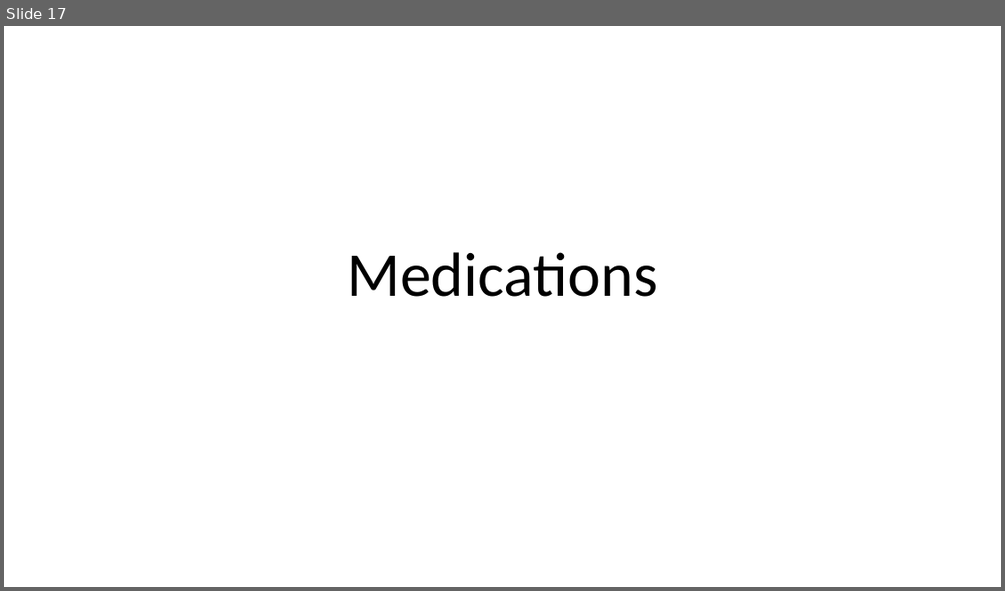
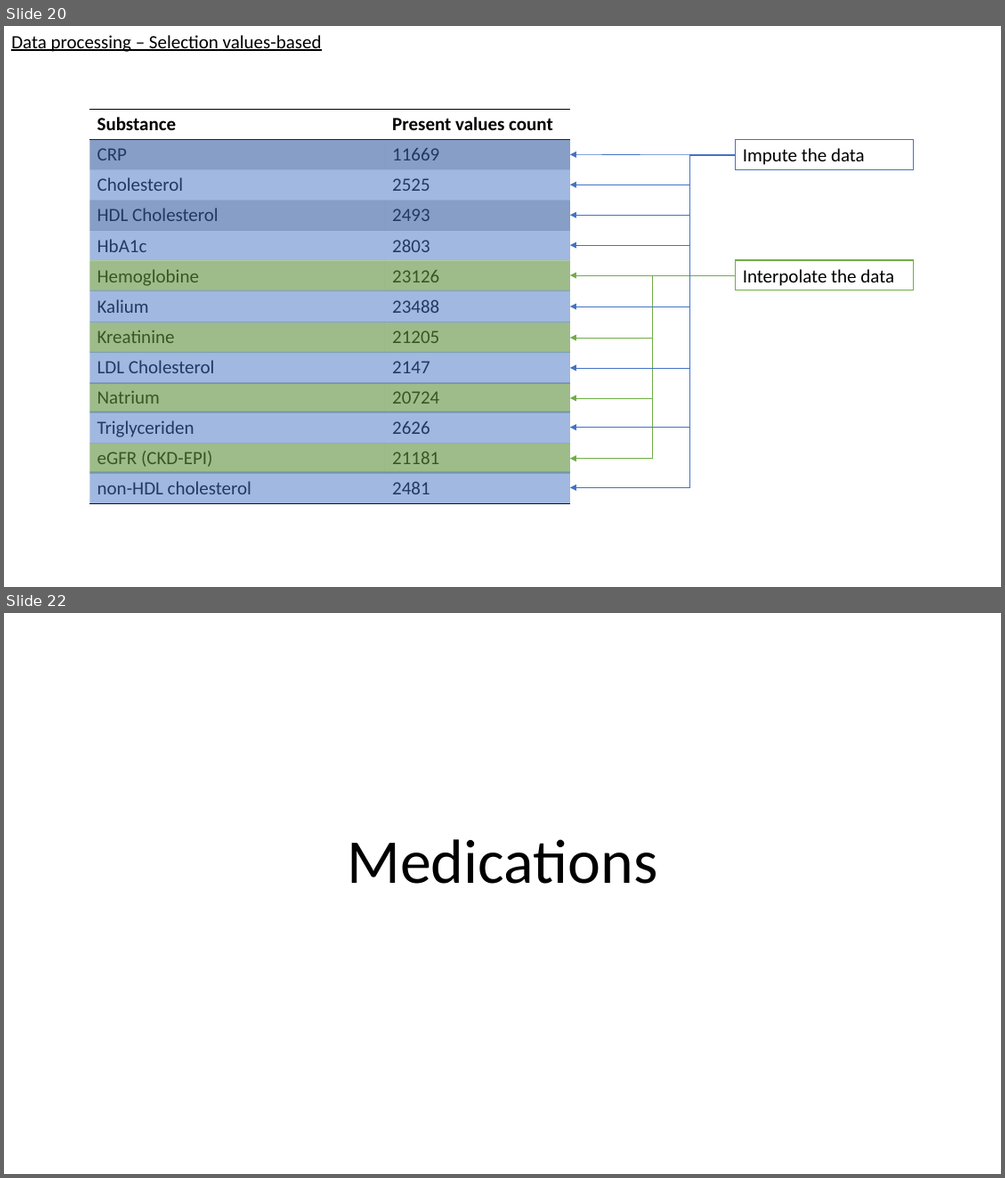
Before and after one commit to UPOD-datascience/ODIN, a slide deck: assets/ppt/data_exploration.pptx. Shown one above the other, each under a label of ours: slide 17 before the commit, slides 20 and 22 after it; the slides between them are not shown. The pictures are 1005x591 and 1005x1178 pixels, drawn with LibreOffice and Linux fonts; fonts in the diff are those of the drawing. Boxes give left, top, right and bottom in pixels: in the first picture for what was removed or moved away, otherwise in the second. Text is boxed around its words. In the diff, an @@ line names an element or a change of style, - is before the commit and + after.

```diff
--- a/assets/ppt/data_exploration.pptx
+++ b/assets/ppt/data_exploration.pptx
@@ slide 20 added at (x1=4, y1=26, x2=1001, y2=587), background #FFFFFF @@
@@ text added at (x1=11, y1=35, x2=322, y2=52), 18 pt, text #000000, underline @@
+Data processing – Selection values-based
@@ table added at (x1=90, y1=109, x2=571, y2=503), 13 rows, 2 columns @@
+Substance | Present values count
+CRP | 11669
+Cholesterol | 2525
+HDL Cholesterol | 2493
+HbA1c | 2803
+Hemoglobine | 23126
+Kalium | 23488
+Kreatinine | 21205
+LDL Cholesterol | 2147
+Natrium | 20724
+Triglyceriden | 2626
+eGFR (CKD-EPI) | 21181
+non-HDL cholesterol | 2481
@@ rectangle added at (x1=90, y1=140, x2=570, y2=169), fill #4472C4 at 50% opacity @@
@@ arrow added from (736, 155) to (570, 155), #4472C4 0.5 pt @@
@@ elbow arrow added from (736, 155) to (570, 184), #4472C4 0.5 pt @@
@@ elbow arrow added from (736, 155) to (570, 216), #4472C4 0.5 pt @@
@@ elbow arrow added from (736, 155) to (570, 245), #4472C4 0.5 pt @@
@@ elbow arrow added from (736, 155) to (570, 306), #4472C4 0.5 pt @@
@@ elbow arrow added from (736, 155) to (570, 368), #4472C4 0.5 pt @@
@@ elbow arrow added from (736, 155) to (570, 426), #4472C4 0.5 pt @@
@@ elbow arrow added from (736, 155) to (570, 487), #4472C4 0.5 pt @@
@@ rectangle added at (x1=736, y1=140, x2=914, y2=169), fill #FFFFFF, outline #4472C4 1 pt, 18 pt, text #000000 @@
+Impute the data
@@ rectangle added at (x1=90, y1=169, x2=570, y2=200), fill #4472C4 at 50% opacity @@
@@ rectangle added at (x1=90, y1=200, x2=570, y2=230), fill #4472C4 at 50% opacity @@
@@ rectangle added at (x1=90, y1=230, x2=570, y2=260), fill #4472C4 at 50% opacity @@
@@ rectangle added at (x1=90, y1=260, x2=570, y2=290), fill #70AD47 at 50% opacity @@
@@ rectangle added at (x1=736, y1=260, x2=914, y2=290), fill #FFFFFF, outline #70AD47 1 pt, 18 pt, text #000000 @@
+Interpolate the data
@@ rectangle added at (x1=90, y1=290, x2=570, y2=323), fill #4472C4 at 50% opacity @@
@@ arrow added from (736, 275) to (570, 275), #70AD47 0.5 pt @@
@@ elbow arrow added from (736, 275) to (570, 338), #70AD47 0.5 pt @@
@@ elbow arrow added from (736, 275) to (570, 398), #70AD47 0.5 pt @@
@@ elbow arrow added from (736, 275) to (570, 459), #70AD47 0.5 pt @@
@@ rectangle added at (x1=90, y1=322, x2=570, y2=352), fill #70AD47 at 50% opacity @@
@@ rectangle added at (x1=90, y1=352, x2=570, y2=384), fill #4472C4 at 50% opacity @@
@@ rectangle added at (x1=90, y1=383, x2=570, y2=412), fill #70AD47 at 50% opacity @@
@@ rectangle added at (x1=90, y1=411, x2=570, y2=443), fill #4472C4 at 50% opacity @@
@@ rectangle added at (x1=90, y1=443, x2=570, y2=473), fill #70AD47 at 50% opacity @@
@@ rectangle added at (x1=90, y1=472, x2=570, y2=504), fill #4472C4 at 50% opacity @@
@@ what was slide 17 is now slide 22 @@
```
Also in this commit, not shown: 2 slides changed, 5 other slides added, 1 slide removed, 2 other files.
